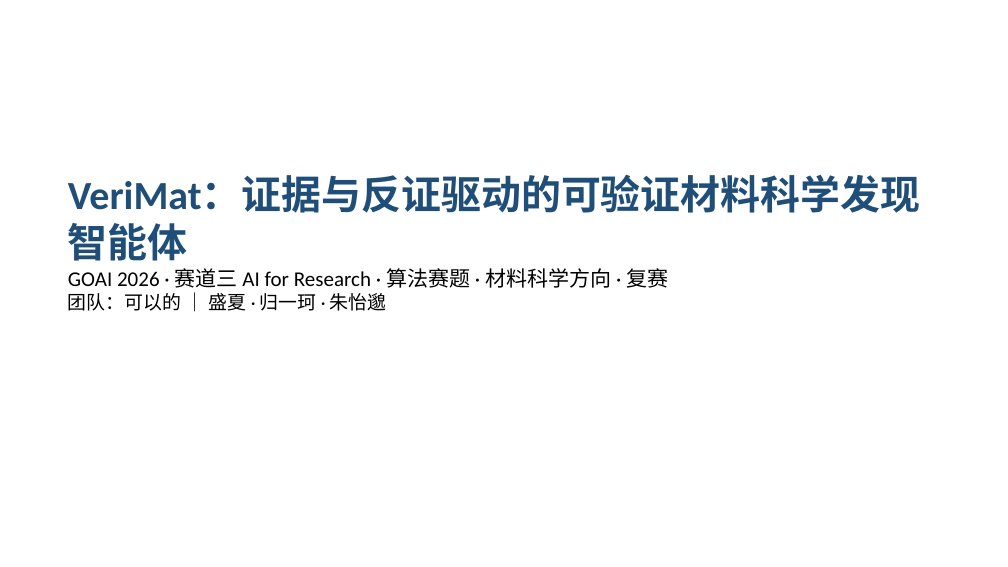
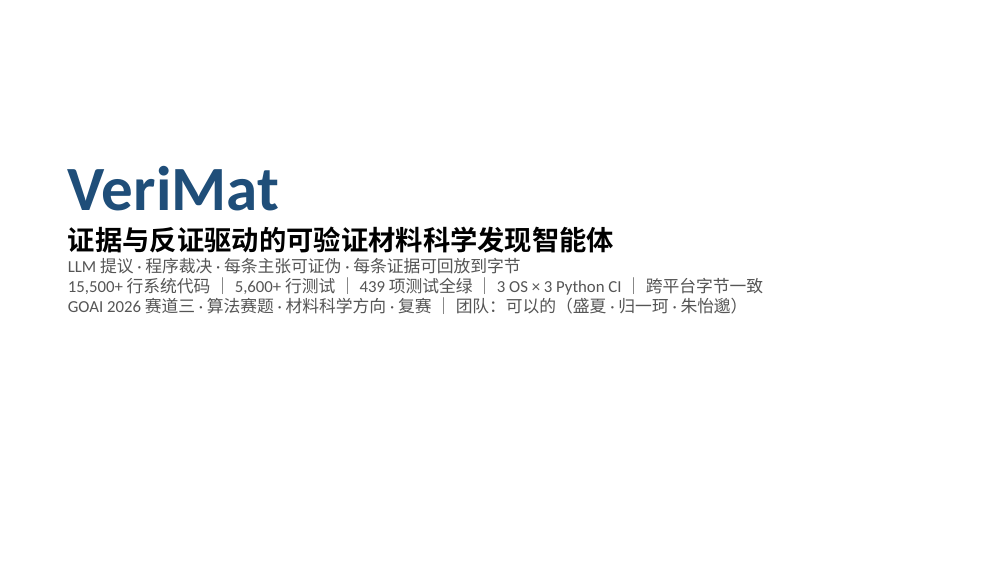
Before and after one commit to taiwanhuachenyu/VeriMat, a slide deck: slide 1 of submission/AI4R_MAT_可以的_VeriMat_复赛PPT.pptx. Drawn at 1008x567 pixels with LibreOffice and Linux fonts; fonts in the diff are those of the drawing. Boxes give left, top, right and bottom in pixels: in the first picture for what was removed or moved away, otherwise in the second. Text is boxed around its words. In the diff, an @@ line names an element or a change of style, - is before the commit and + after.

```diff
--- a/submission/AI4R_MAT_可以的_VeriMat_复赛PPT.pptx
+++ b/submission/AI4R_MAT_可以的_VeriMat_复赛PPT.pptx
@@ text at [68,166,763,314]: text changed; size 20 to 16 pt; text colour #000000 to #555555 @@
-VeriMat：证据与反证驱动的可验证材料科学发现智能体
-GOAI 2026 · 赛道三 AI for Research · 算法赛题 · 材料科学方向 · 复赛
-团队：可以的 ｜ 盛夏 · 归一珂 · 朱怡邈
+VeriMat
+证据与反证驱动的可验证材料科学发现智能体
+LLM 提议 · 程序裁决 · 每条主张可证伪 · 每条证据可回放到字节
+15,500+ 行系统代码 ｜ 5,600+ 行测试 ｜ 439 项测试全绿 ｜ 3 OS × 3 Python CI ｜ 跨平台字节一致
+GOAI 2026 赛道三 · 算法赛题 · 材料科学方向 · 复赛 ｜ 团队：可以的（盛夏 · 归一珂 · 朱怡邈）
```
Also in this commit, not shown: 1 other slide changed, 11 slides added, 9 slides removed, 2 other files.
